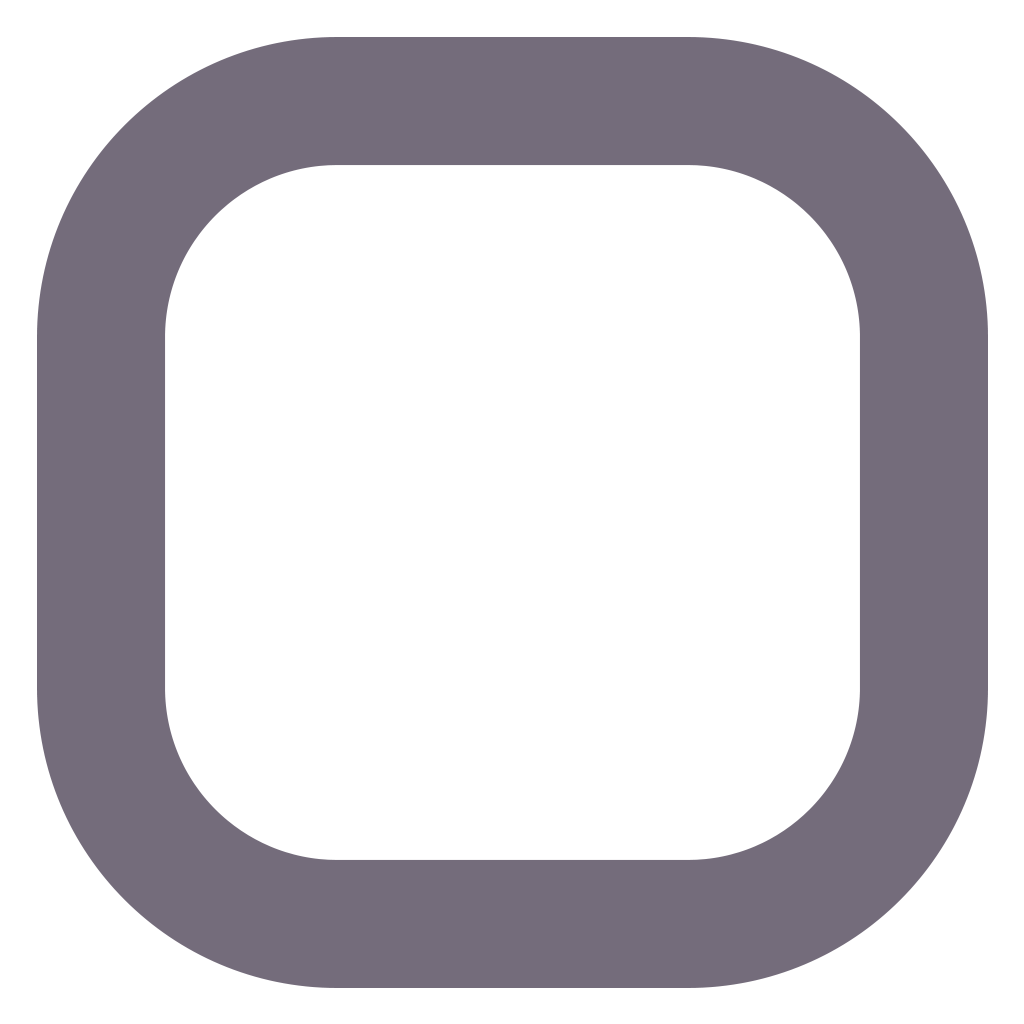
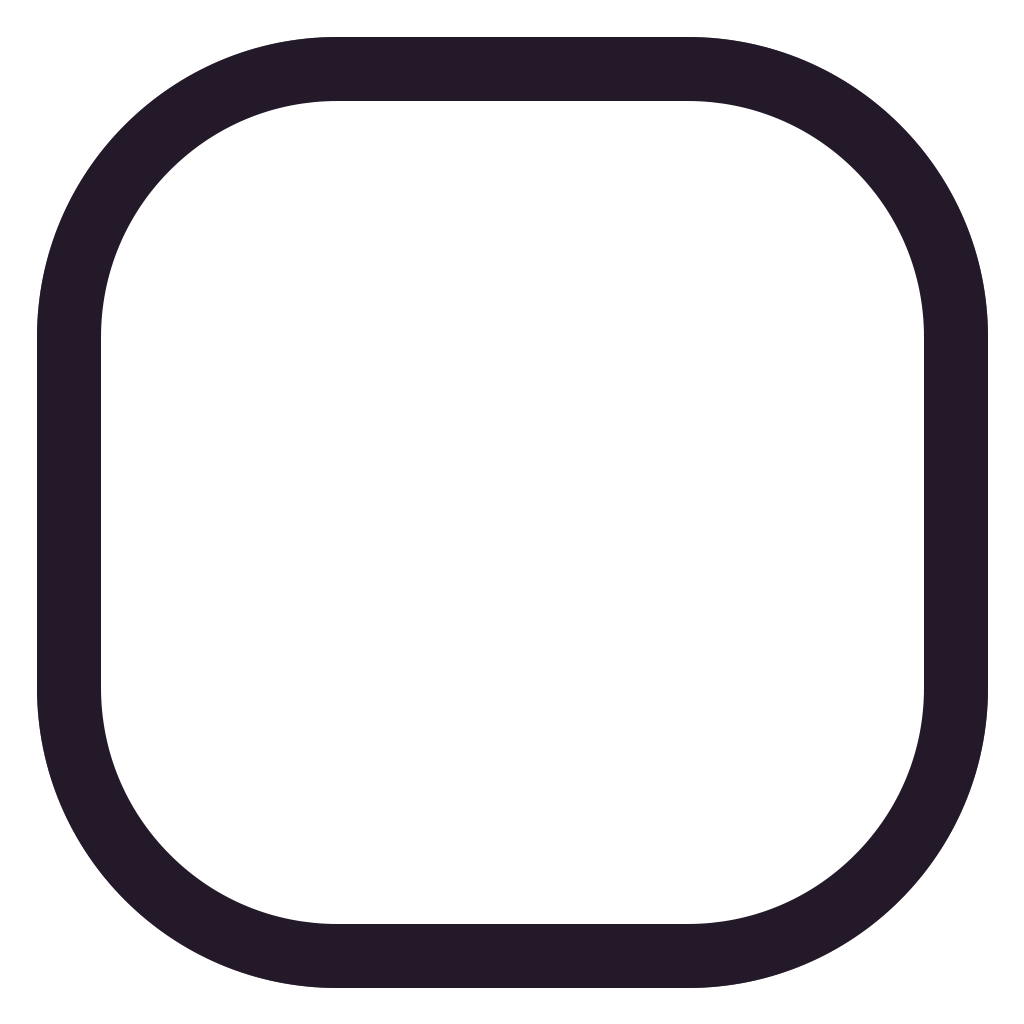
Revision of a layered 1024px x 1024px image; what changed, layer by layer:
added group "Button" with 1 layers above "HealthBar" over bbox(37, 37, 988, 988)
added layer "Window copy 3" in group "Button" over bbox(37, 37, 988, 988)
